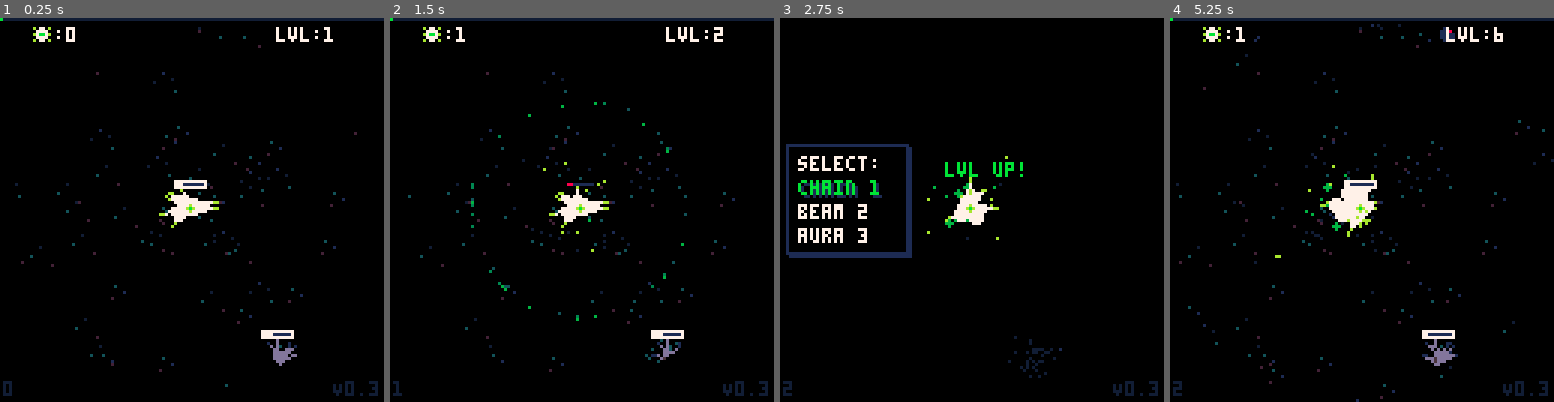
Above: before the commit, frames 1-4 (left to right).
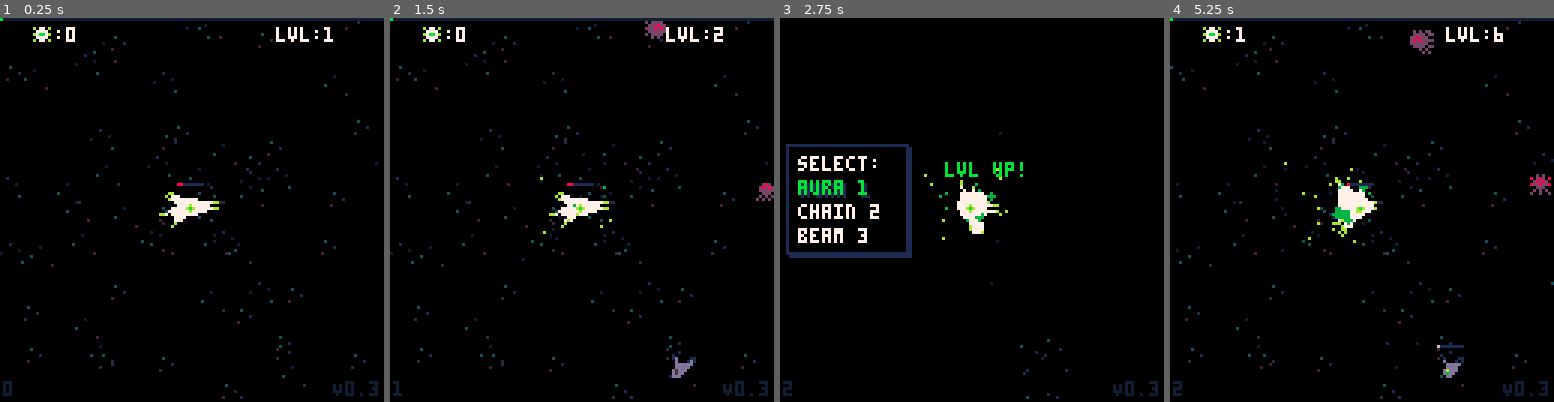
Above: after the commit, the same moments.

Repository: manyweare/heals-p8
Game: PICO-8 cartridge healers.p8
Same seed, same stepped clock (60 frames per second), same inputs: the game is played once before the commit and once after it.
Inputs:
- Up to frame 1 (0.25 s): no input
- Up to frame 2 (1.5 s): tap X (X key) at 0.33, 1.07 s; tap O (Z key) at 0.7 s
- Up to frame 3 (2.75 s): hold Right 1.6-2.1 s; tap O (Z key) at 1.7, 2.1, 2.5 s; tap X (X key) at 1.85 s; hold Up 2.15-2.42 s; hold Right from 2.47 s (still down)
- Up to frame 4 (5.25 s): tap O (Z key) every 0.4 s from 2.9 to 4.9 s; tap X (X key) at 2.97, 4.08, 5.2 s; release Right at 3.03 s; hold Left 3.08-3.58 s; hold Down 3.63-3.97 s; hold Right 4.02-4.68 s; hold Up 4.73-5.03 s; hold Left from 5.08 s (still down)

The runs differ from the first frame. In frame 1, 0.9% of the frame differs, in the area x 0-99%, y 0-100%; in frame 2, 1.8%; in frame 3, 1.8%; in frame 4, 2.5%, in the area x 0-100%, y 0-100%.

Commit message:
Orb heal and special fx
- new heal: orbs
- orbit player and gain a charge with lvl up
- added aoe_fx_fill to entity heal and death
- tweaked hp bar to look more like spawning entity
- temporarily disabled range circle around player
- fixed entity spawn blink

Diff:
--- a/bullets.lua
+++ b/bullets.lua
@@ -1,6 +1,7 @@
 --bullets
 
 bullets = {}
+
 bullet = object:new({
     x = 0,
     y = 0,
@@ -70,14 +71,15 @@
 function bullet:draw()
     local c, x, y = 8, self.x, self.y
     if (self.friendly) c = 10
-    if (self.frame % 3 == 0) self.tgl = not self.tgl
-    if self.tgl then
-        circfill(x, y, 2, 1)
-        -- circfill(x, y, 1, 7)
-    end
+    -- if (self.frame % 3 == 0) self.tgl = not self.tgl
     -- circfill(x, y, 1, c)
     line(x, y, x + self.dx * self.spd, y + self.dy * self.spd, c)
     -- pset(x, y, 7)
+    -- if self.tgl then
+    --     pset(x, y, 7)
+    --     -- circfill(x, y, 2, 1)
+    --     -- circfill(x, y, 1, 7)
+    -- end
 end
 
 function bullet:die()
--- a/entities.lua
+++ b/entities.lua
@@ -16,23 +16,21 @@
 
 --entity types--
 e_melee = entity:new({
-	class = "melee",
 	ss = split("32,33,34,35,36,37,38,39")
 })
 quickset(
 	e_melee,
-	"dmg,base_dmg,spd,attspd,search_range,spr",
-	".5,.5,.5,15,64,33"
+	"class,dmg,base_dmg,hpmax,spd,attspd,search_range,spr",
+	"melee,.5,.5,4,.5,15,64,33"
 )
 
 e_turret = entity:new({
-	class = "turret",
 	ss = split("32,33,34,35,36,37,38,39")
 })
 quickset(
 	e_turret,
-	"dmg,base_dmg,spd,attspd,search_range,spr",
-	"1,1,.75,30,64,33"
+	"class,dmg,base_dmg,hpmax,spd,attspd,search_range,spr",
+	"turret,.5,.5,3,.75,30,64,33"
 )
 
 function init_entities()
@@ -72,12 +70,17 @@
 			self.decay_state = 0
 		end
 		self:tgl_anim(30, 33, 34)
-		aoe_fx_fill(self.x, self.y, 8, split("15,1,2"))
+		aoe_fx_fill(self.x, self.y, 8 + rnd(6), split("15,1,2"))
 	else
 		self.frame = 0
 		self.state = "alive"
 		sfx(sfxt.healed)
-		splatfx(self.x, self.y, split("10,11,7,7"))
+		for i = 1, 8 do
+			aoe_fx_fill(self.x, self.y, 6, split("9,7,15,1"))
+			aoe_fx_fill(self.x, self.y, 8, split("10,11,15,1"))
+			aoe_fx_fill(self.x, self.y, 12, split("3,11,15,1"))
+		end
+		-- splatfx(self.x, self.y, split("10,11,7,7"))
 		drop_xp(vector(self.x, self.y), 1)
 		healed_es_c += 1
 	end
@@ -95,18 +98,26 @@
 	end
 	if self.class == "turret" then
 		if tgt == p then
-			if (dist > 16) self:anim_move(p.x, p.y)
+			if dist > 16 then
+				self.attframe = 0
+				self:anim_move(p.x, p.y)
+			end
 		else
 			if (dist < self.search_range) self:attack(tgt, 37, 38, true)
 		end
 	elseif self.class == "melee" then
 		if tgt == p then
-			if (dist > 24) self:anim_move(p.x, p.y)
+			if dist > 24 then
+				self.attframe = 0
+				self:anim_move(p.x, p.y)
+			end
 		else
-			if dist < 16 then
+			if dist < 12 then
 				self:attack(tgt, 37, 38, true)
-			elseif dist > 8 then
+			elseif dist > 4 then
 				self:anim_move(tgt.x, tgt.y)
+			elseif dist > 12 then
+				self.attframe = 0
 			end
 		end
 	end
@@ -115,7 +126,6 @@
 end
 
 function entity:anim_move(x, y)
-	self.attframe = 0
 	self:tgl_anim(30, 35, 36)
 	self:move_to(x, y)
 end
--- a/fx.lua
+++ b/fx.lua
@@ -109,7 +109,7 @@
 
 function trail_fx(x, y, clrs)
 	-- emit only 25% of the time
-	local emit = rnd() < .25
+	local emit = rnd() < .5
 	if emit then
 		add_fx(
 			x,
@@ -140,16 +140,18 @@
 
 function aoe_fx_fill(x, y, r, clrs)
 	for i = 1, r do
-		local pt = rand_in_circle(x, y, i)
-		add_fx(
-			pt.x,
-			pt.y - 1,
-			16 + rnd(16),
-			0,
-			0,
-			1,
-			clrs
-		)
+		if rnd() < .33 then
+			local pt = rand_in_circle(x, y, i)
+			add_fx(
+				pt.x,
+				pt.y,
+				2 + (i * 6),
+				0,
+				0,
+				1,
+				clrs
+			)
+		end
 	end
 end
 
@@ -162,6 +164,20 @@
 			0,
 			0,
 			rnd(1) + 1,
+			split("10,3,15,2")
+		)
+	end
+end
+
+function orb_fx(x, y)
+	for i = 0, 3 do
+		add_fx(
+			x + rnd(2) - 1,
+			y + rnd(2) - 1,
+			4 + rnd(4),
+			0,
+			0,
+			rnd(1) + .5,
 			split("10,3,15,2")
 		)
 	end
--- a/healers.p8
+++ b/healers.p8
@@ -37,14 +37,14 @@
 00077000000790000007900000079000000000000000000000000000000000000000000000000000000000000000000000000000000000000000000000000000
 00000000000000000000000000000000000000000000000000000000000000000000000000000000000000000000000000000000000000000000000000000000
 00000000000000000000000000000000000000000000000000000000000000000000000000000000000000000000000000000000000000000000000000000000
-00000000000000000000000000000000000000000000000000000000000000000000000000000000000000000000000000000000000000000000000000000000
-00000000000000000000000000000000000000000000000000099000000000000000000000000000000000000000000000000000000000000000000000000000
-00000000000000000000000000007000000070000000900000977900000888000000000000000000000000000000000000000000000000000000000000000000
-00011000000dd000000dd0000007b7000007b7000009b90009799790008898800000000000000000000000000000000000000000000000000000000000000000
-0011110000dd4d0000dd9d0000079700000797000009b900097997900088b8800000000000000000000000000000000000000000000000000000000000000000
-0011210000dd4d0000ddad0000007000000070000000900000977900000888000000000000000000000000000000000000000000000000000000000000000000
-00011000000dd000000dd00000000000000000000000000000099000000000000000000000000000000000000000000000000000000000000000000000000000
-00000000000000000000000000000000000000000000000000000000000000000000000000000000000000000000000000000000000000000000000000000000
+00000000000000000000000000000000000000000000000000000000000700000000000000000000000000000000000000000000000000000000000000000000
+00000000000000000000000000000000000000000000000000000000070007000000000000000000000000000000000000000000000000000000000000000000
+00000000000000000000000000007000000070000000700000777000007770000000000000000000000000000000000000000000000000000000000000000000
+00011000000dd000000dd0000007b7000007970000079700079a9700077777000000000000000000000000000000000000000000000000000000000000000000
+0011110000dd4d0000dd9d00000797000007b70000079700079a9700077b97000000000000000000000000000000000000000000000000000000000000000000
+0011210000dd4d0000ddad0000007000000070000000700000777000007770000000000000000000000000000000000000000000000000000000000000000000
+00011000000dd000000dd00000000000000000000000000000000000070007000000000000000000000000000000000000000000000000000000000000000000
+00000000000000000000000000000000000000000000000000000000000700000000000000000000000000000000000000000000000000000000000000000000
 00000000000000000000000000000000000000000000000000000000000000000000000000000000000000000000000000000000000000000000000000000000
 00000000000000000000000000000000000000000000000000000000000000000000000000000000000000000000000000000000000000000000000000000000
 00000000000000000000000000000000000000000000000000000000000000000000000000000000000000000000000000000000000000000000000000000000
--- a/heals.lua
+++ b/heals.lua
@@ -4,7 +4,7 @@
 base_hrange, hrange = 36, 36
 
 -- heal class
-heal = object:new()
+heal = object:new({ lvl = 1, lt = 12 })
 
 function init_heals()
 	--current heals in the queue
@@ -12,10 +12,13 @@
 	--heals color palette
 	hclrs = split("9, 11, 10, 3")
 	--eye orb glow lt
-	orb_lt = 12
+	cast_lt = 12
+	--keep track of orb heals
+	h_orbs, max_h_orbs = 0, 3
 
 	--sub-classes
-	--TODO: better names
+
+	-- BEAM --
 	beam = heal:new({
 		range = hrange,
 		clrs = hclrs,
@@ -23,10 +26,11 @@
 	})
 	quickset(
 		beam,
-		"name,lvl,pwr,freq,spd,tmr",
-		"beam,1,1,15,1,0"
-	)
-
+		"type,name,pwr,freq,spd,tmr",
+		"beam,beam,1,15,15,1"
+	)
+
+	-- CHAIN --
 	chain = heal:new({
 		range = round(hrange * 1.5),
 		clrs = split("15, 10, 9, 7"),
@@ -34,38 +38,48 @@
 	})
 	quickset(
 		chain,
-		"name,lvl,pwr,freq,spd,tmr,num_chains",
-		"chain,1,1,30,1,0,3"
-	)
-
+		"type,name,pwr,freq,tmr,spd,num_chains",
+		"chain,chain,1,30,30,1,3"
+	)
+
+	-- AURA --
 	aoe = heal:new({
-		name = "aura",
-		lvl = 1,
-		pwr = .25,
-		freq = 30,
-		spd = 1,
-		tmr = 0,
 		range = hrange,
 		clrs = split("10, 3, 15"),
 		func = new_aoe_heal
 	})
-
+	quickset(
+		aoe,
+		"type,name,pwr,freq,tmr,spd",
+		"aoe,aura,.25,30,30,1"
+	)
+
+	-- BOMB --
 	proj = heal:new({
-		name = "bomb",
-		lvl = 1,
-		pwr = 3,
-		freq = 60,
-		spd = .5,
-		tmr = 0,
-		spr = 53,
-		range = min(hrange * 2, 128),
+		range = min(hrange * 2, 72),
 		clrs = hclrs,
-		hitrange = 16,
 		func = new_proj_heal
 	})
+	quickset(
+		proj,
+		"type,name,pwr,freq,tmr,spd,spr,hitrange",
+		"projectile,bomb,3,60,60,.5,53,20"
+	)
+
+	-- ORBS --
+	orb = heal:new({
+		range = min(hrange, 128) / 2,
+		clrs = hclrs,
+		func = new_orb_heal
+	})
+	quickset(
+		orb,
+		"type,name,pwr,freq,tmr,spd,hitrange,orb_index",
+		"orb,orbs,2,90,90,.33,16,1"
+	)
 
 	-- player abilities
-	all_heals = { beam, aoe, proj, chain }
+	all_heals = { beam, aoe, proj, chain, orb }
 	curr_heals = { beam }
 end
 
@@ -79,7 +93,7 @@
 function update_h_timers()
 	for h in all(curr_heals) do
 		h.tmr += 1
-		if h.tmr == h.freq then
+		if h.tmr >= h.freq then
 			h.tmr = 0
 			h.func()
 		end
@@ -92,17 +106,15 @@
 	if not is_empty(c) and is_in_range(p, c, beam.range) then
 		local h = beam:new({
 			tgt = c,
-			type = "beam",
 			x = p.x,
 			y = p.y,
 			tx = c.x,
 			ty = c.y,
-			pwr = beam.pwr,
-			lt = 12
+			pwr = beam.pwr
 		})
 		add(heals, h)
 		fire_heal(h)
-		orb_glow()
+		cast_glow()
 	end
 end
 
@@ -121,13 +133,11 @@
 		if not is_empty(c) and is_in_range(src, c, max(16, range / 2)) then
 			local h = chain:new({
 				tgt = c,
-				type = "chain",
 				x = src.x,
 				y = src.y,
 				tx = c.x,
 				ty = c.y,
-				pwr = beam.pwr,
-				lt = 12
+				pwr = beam.pwr
 			})
 			add(chains, h)
 			src = c
@@ -138,7 +148,7 @@
 	for h in all(chains) do
 		add(heals, h)
 		fire_heal(h)
-		orb_glow()
+		cast_glow()
 	end
 end
 
@@ -153,8 +163,7 @@
 				y = p.y,
 				tx = e.x,
 				ty = e.y,
-				pwr = aoe.pwr,
-				lt = 12
+				pwr = aoe.pwr
 			})
 			add(heals, h)
 			fire_heal(h)
@@ -169,7 +178,6 @@
 	if not is_empty(r) and is_in_range(p, r, proj.range) then
 		local h = proj:new({
 			tgt = r,
-			type = "projectile",
 			x = p.x,
 			y = p.y,
 			tx = r.x,
@@ -179,8 +187,24 @@
 			lt = 60
 		})
 		add(heals, h)
-		orb_glow()
-	end
+		cast_glow()
+	end
+end
+
+function new_orb_heal()
+	if (h_orbs == max_h_orbs) return
+	h_orbs += 1
+	local h = orb:new({
+		tgt = orb.range,
+		x = p.x,
+		y = p.y,
+		pwr = orb.pwr,
+		spd = orb.spd,
+		lt = 600,
+		orb_index = rnd(max_h_orbs) + 1
+	})
+	add(heals, h)
+	cast_glow()
 end
 
 function fire_heal(h)
@@ -191,16 +215,31 @@
 	end
 end
 
+function burst_heal(h, t)
+	t = t or all_hurt(entities)
+	explode(h.x, h.y, h.hitrange, h.clrs, 1)
+	sfx(sfxt.explode)
+	for e in all(t) do
+		if is_in_range(h, e, h.hitrange) then
+			h.tgt, h.tx, h.ty = e, e.x, e.y
+			fire_heal(h)
+		end
+	end
+	del(heals, h)
+end
+
 function draw_heals()
 	for i, h in pairs(heals) do
 		-- eye orb glow for all but aoe
-		if (h.type != "aoe") then d_orb_fx() end
-		if (h.type == "beam") then
+		if (h.type != "aoe") then d_cast_fx() end
+		if h.type == "beam" then
 			d_beam_heal(h)
-		elseif (h.type == "chain") then
+		elseif h.type == "chain" then
 			d_chain_heal(h)
-		elseif (h.type == "projectile") then
+		elseif h.type == "projectile" then
 			d_proj_heal(h)
+		elseif h.type == "orb" then
+			d_orb_heal(h)
 		end
 	end
 	--out of for loop because it isn't drawn
@@ -211,49 +250,53 @@
 function animate_heals()
 	for h in all(heals) do
 		if h.type == "projectile" then
-			-- local dir = angle_move(h.x, h.y, h.tx, h.ty, h.spd)
 			local dir = get_dir(h.x, h.y, h.tx, h.ty)
 			local dx, dy = cos(dir), sin(dir)
 			h.x += dx * h.spd
 			h.y += dy * h.spd
 			h.spd += .2
-			sync_pos(h)
-			if col(h, vector(h.tx, h.ty), 2) then
-				explode(h.x, h.y, h.hitrange, h.clrs, 1)
-				sfx(sfxt.explode)
-				local t = all_hurt(entities)
-				for e in all(t) do
-					if (is_in_range(h, e, h.hitrange)) fire_heal(h)
+			if (col(h, vector(h.tx, h.ty), 4)) burst_heal(h)
+		elseif h.type == "orb" then
+			local d = h.orb_index / max_h_orbs
+			h.x = p.x + (h.range + (h.orb_index * 2)) * cos(d * t() * h.spd)
+			h.y = p.y + (h.range + (h.orb_index * 2)) * sin(d * t() * h.spd)
+			local t = all_hurt(entities)
+			for e in all(t) do
+				if col(h, e, 8) then
+					burst_heal(h)
+					h_orbs -= 1
 				end
-				del(heals, h)
 			end
 		else
-			--updates h pos in relation to player
-			sync_pos(h)
 			h.tx += psx
 			h.ty += psy
 		end
+		--updates h pos in relation to player
+		sync_pos(h)
 		h.lt -= 1
 		--clear heal once lt over
-		if (h.lt == 0) then del(heals, h) end
-	end
-end
-
---eye glow
-function orb_glow()
-	orb_lt = 12
-end
-
-function d_orb_fx()
+		if h.lt == 0 then
+			del(heals, h)
+			if (h.type == "orb") h_orbs -= 1
+		end
+	end
+end
+
+--eye cast glow
+function cast_glow()
+	cast_lt = 12
+end
+
+function d_cast_fx()
 	local eyex = p.x
 	if (p.flipx) eyex -= 1
-	if (orb_lt > 10) then
+	if (cast_lt > 10) then
 		circfill(eyex, p.y, 3, hclrs[2])
 		circ(eyex, p.y, 2, hclrs[1])
-	elseif (orb_lt > 6) then
+	elseif (cast_lt > 6) then
 		circfill(eyex, p.y, 1, hclrs[2])
 	end
-	orb_lt -= 1
+	cast_lt -= 1
 end
 
 function d_beam_heal(h)
@@ -280,28 +323,12 @@
 	sync_pos(h)
 	h.tx += psx
 	h.ty += psy
-	circfill(h.x, h.y, 2, 10)
+	circfill(h.x, h.y, 2, hclrs[1])
 	proj_fx(h.x, h.y)
 end
 
-function is_in_range(a, b, r)
-	return approx_dist(a.x, a.y, b.x, b.y) < r
-end
-
-function is_hurt(e)
-	return (e.hp > 0) and (e.hp < e.hpmax)
-end
-
-function closest_hurt(e, ...)
-	return find_closest(e, all_hurt(...))
-end
-
-function all_hurt(...)
-	local a = {}
-	for k, v in pairs({ ... }) do
-		for e in all(v) do
-			if (is_hurt(e)) add(a, e)
-		end
-	end
-	return a
-end
+function d_orb_heal(h)
+	sync_pos(h)
+	circfill(h.x, h.y, 1, hclrs[1])
+	orb_fx(h.x, h.y)
+end
--- a/manager.lua
+++ b/manager.lua
@@ -21,16 +21,16 @@
 function update_spawner()
 	--entity spawning DEBUG--
 	if #entities < 1 and #spawning_es == 0 then
-		local r = rnd() < .5 and spawn_es("melee") or spawn_es("melee")
+		local r = rnd() < .5 and spawn_es("melee") or spawn_es("turret")
 	end
 	if playtime % 150 == 0 then
 		if #entities < 5 and #spawning_es == 0 then
-			local r = rnd() < .5 and spawn_es("melee") or spawn_es("melee")
+			local r = rnd() < .5 and spawn_es("melee") or spawn_es("turret")
 		end
 	end
 	--enemy spawning DEBUG--
 	if #enemies < 1 and #spawning_ens == 0 then
-		local r = rnd() < .5 and spawn_ens("t") or spawn_ens("t")
+		local r = rnd() < .5 and spawn_ens("t") or spawn_ens("m")
 		en_wave_c += 1
 	end
 	if playtime % 300 == 0 then
@@ -71,20 +71,20 @@
 	num = num or 1
 	for i = 1, num do
 		if #entities < 8 then
-			local pos = rand_in_circle(59, 59, 64)
-			local e, _e = {}, {}
-			_e = {
-				hp = 1 + flr(rnd(3)),
+			local pos = rand_in_circle(63, 63, 64)
+			local e, _e = {}, {
 				x = pos.x,
 				y = pos.y,
 				flip = rnd() < .5
 			}
 			if class == "melee" then
 				e = e_melee:new(_e)
+				e.hp = 1 + flr(rnd(e_melee.hpmax - 1))
 				e.main_clrs = split("7, 7, 7, 10")
 				e.tentacles = create_tentacles(6, e.x, e.y, 1.75, 1, 5, e.main_clrs)
 			elseif class == "turret" then
 				e = e_turret:new(_e)
+				e.hp = 1 + flr(rnd(e_turret.hpmax - 1))
 				e.main_clrs = split("7, 7, 7, 3")
 				e.tentacles = create_tentacles(4, e.x, e.y, 1.75, 1, 4, e.main_clrs)
 			end
@@ -121,7 +121,8 @@
 	stat = stat or h.pwr
 	h.lvl += 1
 	h.pwr = level_up_stat(10, h.lvl, stat)
-	-- if (h == aoe) h.range = min(h.range + 2, 48)
+	if (h.type == "orb") max_h_orbs += 1
+	if (h.type == "aoe") h.range = min(h.range + 2, 72)
 end
 
 function object:level_up()
@@ -134,9 +135,9 @@
 	sfx(sfxt.lvlup)
 	lvlanim = 1
 	p.lvl += 1
+	p.hpmax = round(level_up_stat(10, p.lvl, p.hpmax))
 	xpmax = round(level_up_stat(10, p.lvl, xpmax))
 	hrange = level_up_stat(5, p.lvl, hrange)
-	p.hpmax = round(level_up_stat(10, p.lvl, p.hpmax))
 	--lengthen tentacles
 	for t in all(p.tentacles) do
 		t.length += .1
--- a/object.lua
+++ b/object.lua
@@ -1,4 +1,49 @@
 --object
+
+-- different oop approach --
+--by @Stompy, https://www.lexaloffle.com/bbs/?pid=79601
+
+-- _G = _ENV -- just a new name to distinguish this as the original global scope
+-- _G.__index = _G -- if _G is used as a metatable, it will look itself for unfound properties
+
+-- local class do
+-- 	local mt = setmetatable(
+-- 		{
+-- 			--defaults
+-- 			update = function(_ENV)
+-- 			end,
+-- 			draw = function(_ENV)
+-- 			end,
+-- 			init = function(_ENV)
+-- 			end,
+-- 			-- takes a table of nondefault values
+-- 			__call = function(self, o)
+-- 				o = o or {}
+-- 				-- each instance sets itself as the new prototype
+-- 				setmetatable(o, self)
+-- 				-- looks in itself for unfound properties
+-- 				self.__index = self
+-- 				-- sugar to allow calling class like a function
+-- 				self.__call = getmetatable(self).__call
+-- 				-- call an init/constructor function if given
+-- 				o:init(self)
+-- 				-- return the new instance
+-- 				return o
+-- 			end
+-- 		}, _G
+-- 	)
+-- 	-- the class mt is the global _G scope !IMPORTANT
+-- 	-- if you don't keep this reference to _G you're going to run into trouble later
+-- 	mt.__index = mt -- this class mt indexes itself if child doesn't have a property
+-- 	class = setmetatable({}, mt) -- set the classes metatable
+-- end
+
+-- dog = class {
+-- 	x = 10,
+-- 	update = function(_ENV)
+-- 		if (x < 127) x += 1
+-- 	end
+-- }
 
 -- object constructor --
 object = {}
@@ -75,10 +120,18 @@
 end
 
 function unit:update_spawning()
-	if self.frame < 30 then
+	--blink
+	if self.frame < 45 then
 		self:tgl_anim(5, self.ss[2], 1)
+		if (self.frame % 5 < 2.5) then
+			self.tgl_tentacles = true
+		else
+			self.tgl_tentacles = false
+		end
 	else
+		--come alive once done blinking
 		self.frame = 0
+		self.tgl_tentacles = true
 		if self.name == "entity" then
 			self.state = "decaying"
 			add(entities, self)
@@ -115,14 +168,14 @@
 			end
 		end
 	end
-	if (self.tentacles) draw_tentacles(self.tentacles, self.main_clrs, self.state)
+	if (self.tentacles and self.tgl_tentacles) draw_tentacles(self.tentacles, self.main_clrs, self.state)
 	spr(self.spr, self.x - 4, self.y - 4, 1, 1, self.flip)
 	-- print(self.state, self.x - 10, self.y + 10, 2)
 end
 
 --reset pos when out of map bounds
 function unit:reset_pos(new_r)
-	if (self.state == "dead") return
+	if (self.state == "dead" or self.state == "decaying") return
 	new_r = new_r or 64
 	if self.x > 172 or self.x < -44 or self.y > 172 or self.y < -44 then
 		local pos = rand_in_circle(p.x, p.y, new_r)
@@ -168,6 +221,13 @@
 	self.frame = 1
 	self.state = "dead"
 	--visuals
+	if self.name == "entity" then
+		for i = 1, 10 do
+			aoe_fx_fill(self.x, self.y, 6, split("8,8,12,14"))
+			aoe_fx_fill(self.x, self.y, 10, split("12,8,12,14"))
+			aoe_fx_fill(self.x, self.y, 12, split("12,12,14,14"))
+		end
+	end
 	splatfx(self.x, self.y)
 	sfx(self.die_sfx)
 	--counters
--- a/player.lua
+++ b/player.lua
@@ -112,6 +112,6 @@
 --draws circle around player
 function draw_range()
 	--inverted draw, visibility range
-	poke(0x5f34, 0x2)
-	circfill(63, 63, hrange + 24, 0 | 0x1800)
+	-- poke(0x5f34, 0x2)
+	-- circfill(63, 63, hrange + 24, 0 | 0x1800)
 end
--- a/ui.lua
+++ b/ui.lua
@@ -144,14 +144,15 @@
 
 function d_hp_bar(a)
 	if (a.hp >= a.hpmax) return
+	if (a.state == "spawning") return
 	local hp = min((a.hp / a.hpmax) * a.w, a.w)
 	line(a.x - 4, a.y - 8, a.x + a.w - 4, a.y - 8, 1)
 	local c = 8
-	--TODO: green when healed
+	if (a.state == "decaying") c = 6
 	--flash bar if hp < 10%
-	if (a.hp == 1 or a.hp <= round(a.hpmax / 10)) and uif % 7 < 3.5 then
+	if (a.hp == 1 or a.hp <= round(a.hpmax / 20)) and uif % 10 < 5 then
 		c = 7
-		rect(a.x - 5, a.y - 9, a.x + a.w - 3, a.y - 7, 7)
+		rect(a.x - 5, a.y - 9, a.x + a.w - 3, a.y - 7, 1)
 	end
 	line(a.x - 4, a.y - 8, a.x + hp - 4, a.y - 8, c)
 	-- print(a.hpmax, a.x, a.y - 15, 7)
--- a/utils.lua
+++ b/utils.lua
@@ -162,14 +162,18 @@
 
 --ease library by:
 --https://www.lexaloffle.com/bbs/?tid=40577
--- function easeinquart(t)
--- 	return t * t * t * t
--- end
+function lerp(a, b, t)
+	return a + (b - a) * t
+end
 
 function easeoutquart(t)
 	t -= 1
 	return 1 - t * t * t * t
 end
+
+-- function easeinquart(t)
+-- 	return t * t * t * t
+-- end
 
 -- function easeinoutquart(t)
 -- 	if t < .5 then
@@ -180,15 +184,10 @@
 -- 	end
 -- end
 
-function lerp(a, b, t)
-	return a + (b - a) * t
-end
-
 function get_dir(x1, y1, x2, y2)
 	return atan2(x2 - x1, y2 - y1)
 end
 
---used by projectiles
 function angle_move(x, y, tx, ty, spd)
 	local dir = get_dir(x, y, tx, ty)
 	return { x = cos(dir) * spd, y = sin(dir) * spd }
@@ -273,6 +272,28 @@
 	return ce
 end
 
+function is_in_range(a, b, r)
+	return approx_dist(a.x, a.y, b.x, b.y) < r
+end
+
+function is_hurt(e)
+	return (e.hp > 0) and (e.hp < e.hpmax)
+end
+
+function closest_hurt(e, ...)
+	return find_closest(e, all_hurt(...))
+end
+
+function all_hurt(...)
+	local a = {}
+	for k, v in pairs({ ... }) do
+		for e in all(v) do
+			if (is_hurt(e)) add(a, e)
+		end
+	end
+	return a
+end
+
 function rand_in_circle(x, y, r)
 	local theta = rnd() * 2 * pi
 	local rx = x + r * cos(theta)
Not shown, changed: log.p8l
